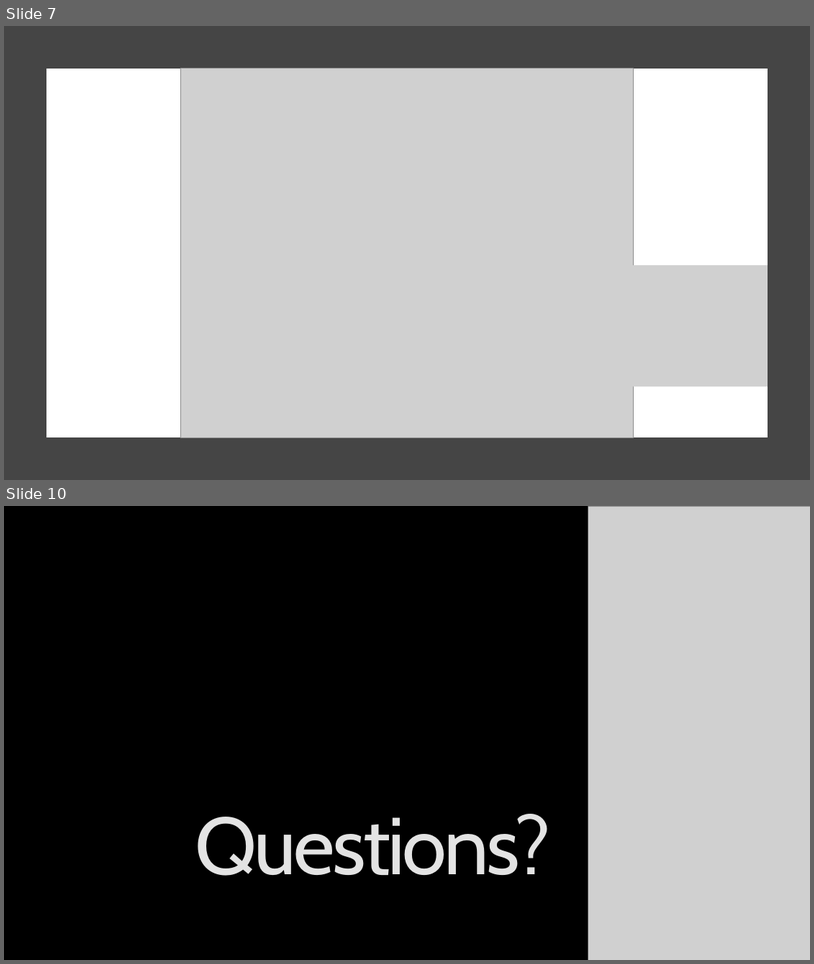
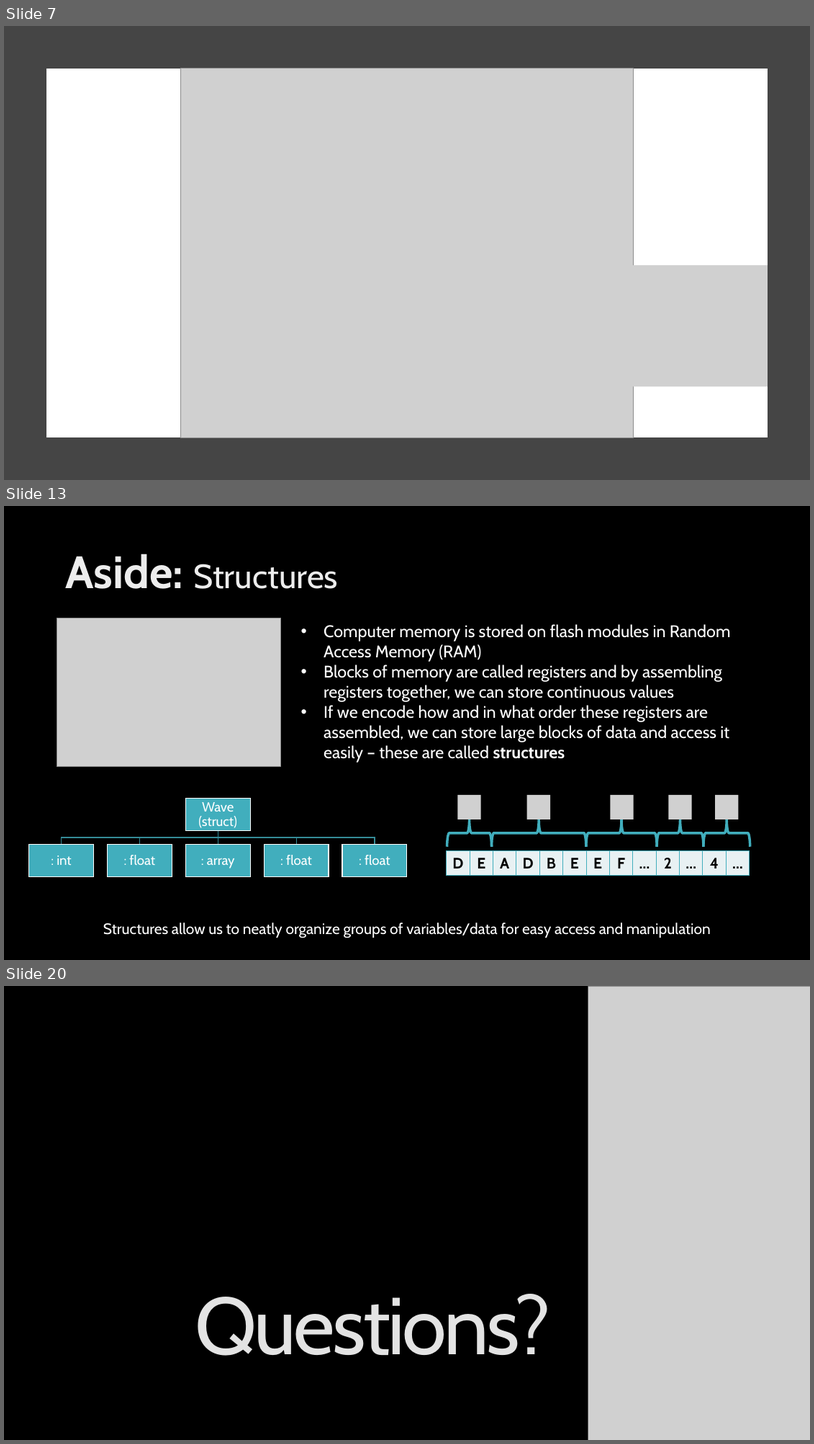
Before and after one commit to Legohead259/OCE2901-Material, a slide deck: presentations/8 - Wave Parameters and Analysis.pptx. Shown one above the other, each under a label of ours: slides 7 and 10 before the commit, slides 7, 13 and 20 after it; the slides between them are not shown. The pictures are 814x964 and 814x1444 pixels, drawn with LibreOffice and Linux fonts; fonts in the diff are those of the drawing; grey boxes stand for pictures; background and template pictures are left out. Boxes give left, top, right and bottom in pixels: in the first picture for what was removed or moved away, otherwise in the second. Text is boxed around its words. In the diff, an @@ line names an element or a change of style, - is before the commit and + after.

```diff
--- a/presentations/8 - Wave Parameters and Analysis.pptx
+++ b/presentations/8 - Wave Parameters and Analysis.pptx
@@ slide 13 added at (x1=4, y1=506, x2=810, y2=960), background picture (left out) @@
@@ title added at (x1=65, y1=554, x2=339, y2=589), 40 pt, text gradient #BFBFBF to #EDEDED to #FFFFFF @@
+Aside: Structures
@@ picture added at (x1=57, y1=618, x2=281, y2=767) @@
@@ text added at (x1=324, y1=624, x2=731, y2=762), 20 pt, text #FFFFFF @@
+• Computer memory is stored on flash modules in Random Access Memory (RAM)
+• Blocks of memory are called registers and by assembling registers together, we can store continuous values
+• If we encode how and in what order these registers are assembled, we can store large blocks of data and access it easily – these are called structures
@@ picture added at (x1=458, y1=795, x2=482, y2=818) @@
@@ picture added at (x1=527, y1=795, x2=551, y2=818) @@
@@ picture added at (x1=611, y1=795, x2=634, y2=818) @@
@@ picture added at (x1=669, y1=795, x2=692, y2=818) @@
@@ picture added at (x1=715, y1=795, x2=739, y2=818) @@
@@ right brace added at (x1=447, y1=819, x2=492, y2=847), outline #41AEBD 3 pt @@
@@ right brace added at (x1=492, y1=819, x2=586, y2=847), outline #41AEBD 3 pt @@
@@ right brace added at (x1=586, y1=819, x2=657, y2=847), outline #41AEBD 3 pt @@
@@ right brace added at (x1=657, y1=819, x2=704, y2=847), outline #41AEBD 3 pt @@
@@ right brace added at (x1=704, y1=819, x2=751, y2=847), outline #41AEBD 3 pt @@
@@ table added at (x1=447, y1=851, x2=754, y2=875), 1 rows, 13 columns @@
+D | E | A | D | B | E | E | F | … | 2 | … | 4 | …
@@ group added at (x1=28, y1=798, x2=407, y2=877): 6 rectangles, 6 texts, 5 freeform shapes @@
+Wave (struct)
+: int
+: float
+: array
+: float
+: float
@@ text added at (x1=103, y1=922, x2=711, y2=938), 18 pt, text #FFFFFF @@
+Structures allow us to neatly organize groups of variables/data for easy access and manipulation
@@ what was slide 10 is now slide 20 @@
```
Also in this commit, not shown: 1 slide changed, 10 other slides added, 1 slide removed, 14 other files.
